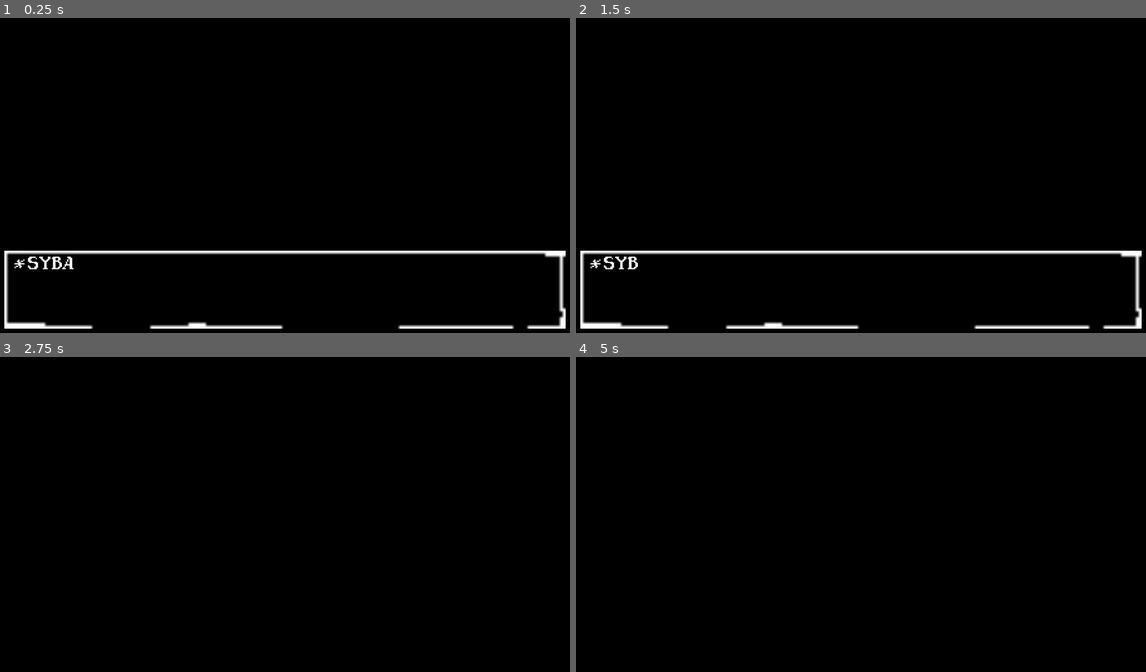
Above: before the commit, frames 1-4 (two rows, left to right).
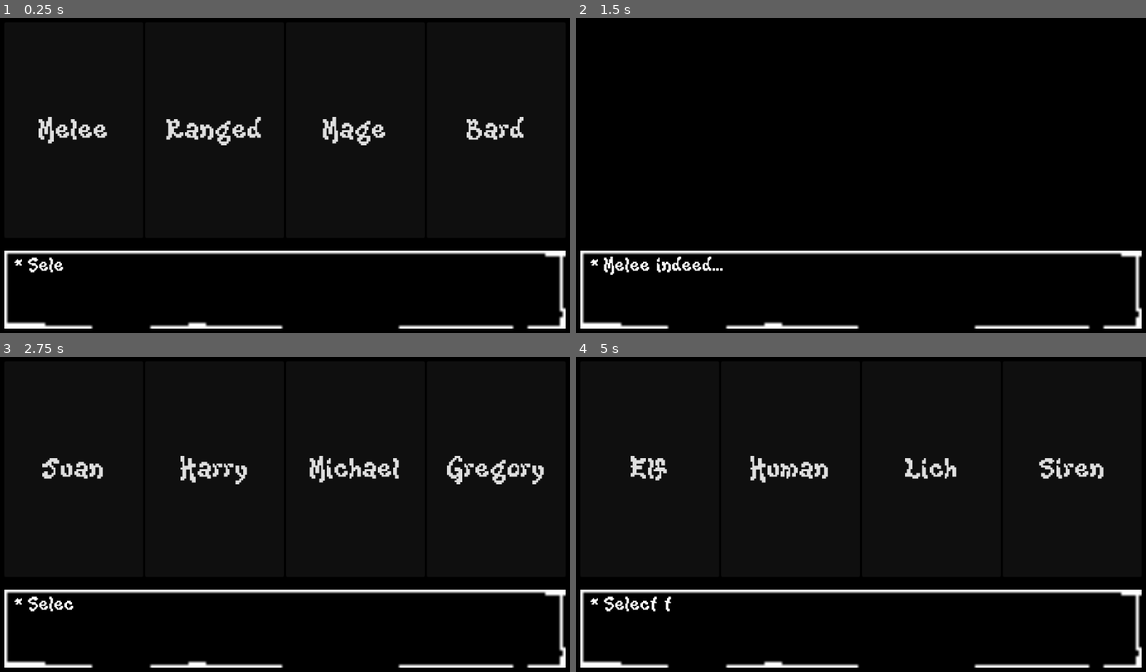
Above: after the commit, the same moments.

Repository: Rumpert/ClickeRPG
Game: Godot game, scene res://scenes/character_select.tscn
The game is run twice, just before and just after one commit, with the same random seed, the same clock (stepped at 60 frames per second) and the same inputs. The project has no main scene, so this scene is started directly.
Inputs (mouse positions are in pixels of both pictures, inside the frame that each line leads up to):
- Up to frame 1 (0.25 s): no input
- Up to frame 2 (1.5 s): click (650, 131) at 0.5 s, where only the run after the commit has a clickable "Melee"; tap Enter (ui_accept) at 1.25 s; hold Enter (ui_accept) from 1.28 s (still down)
- Up to frame 3 (2.75 s): release Enter (ui_accept) at 2.03 s; tap Enter (ui_accept) at 2.1, 2.27, 2.57 s
- Up to frame 4 (5 s): click (650, 470) at 2.75 s, where only the run after the commit has a clickable "Juan"; hold Enter (ui_accept) 3.53-4.28 s; tap Enter (ui_accept) at 4.35, 4.52, 4.82 s

The runs differ from the first frame. In frame 1, 2.1% of the frame differs, in the area x 2-92%, y 31-81%; in frame 2, 0.5%; in frame 3, 4.8%, in the area x 0-100%, y 31-99%; in frame 4, 4.4%.

Commit message:
Character selection screen
Finished befor adding actual game

Diff:
--- /dev/null
+++ b/GlobalScripts/character_types.gd
@@ -0,0 +1,21 @@
+extends Node
+var classes = {
+	"Melee": 0,
+	"Ranged": 1,
+	"Mage": 2,
+	"Bard": 3
+}
+
+var names = {
+	"Juan": 0,
+	"Harry": 1,
+	"Michael": 2,
+	"Gregory": 3
+}
+
+var origins = {
+	"Elf": 0,
+	"Human": 1,
+	"Lich": 2,
+	"Siren": 3
+}
--- /dev/null
+++ b/GlobalScripts/global_player.gd
@@ -0,0 +1,29 @@
+extends Node
+var Data = {
+	"class":null,
+	"name":null,
+	"origin":null
+}
+func get_chosen_class()->int:
+	return Data["class"]
+
+func get_chosen_name()->int:
+	return Data["name"]
+
+func get_chosen_origin()->int:
+	return Data["origin"]
+
+func get_data()->Dictionary:
+	return Data
+
+func set_chosen_class(Class: int):
+	Data["class"] = Class
+
+func set_chosen_name(Name: int):
+	Data["name"] = Name
+
+func set_chosen_origin(Origin: int):
+	Data["origin"] = Origin
+
+func set_data(pData: Dictionary):
+	Data = pData
--- /dev/null
+++ b/GlobalScripts/save_manager.gd
@@ -0,0 +1,11 @@
+extends Node
+
+
+# Called when the node enters the scene tree for the first time.
+func _ready() -> void:
+	pass # Replace with function body.
+
+
+# Called every frame. 'delta' is the elapsed time since the previous frame.
+func _process(delta: float) -> void:
+	pass
--- a/project.godot
+++ b/project.godot
@@ -13,3 +13,9 @@
 config/name="ClickeRPG"
 config/features=PackedStringArray("4.3", "Forward Plus")
 config/icon="res://icon.svg"
+
+[autoload]
+
+SaveManager="*res://GlobalScripts/save_manager.gd"
+CharacterTypes="*res://GlobalScripts/character_types.gd"
+GlobalPlayer="*res://GlobalScripts/global_player.gd"
--- a/scenes/character_select.gd
+++ b/scenes/character_select.gd
@@ -1,20 +1,131 @@
 extends Control
 
-
-# Called when the node enters the scene tree for the first time.
-func _ready() -> void:
-	$TextBox.add_text("*", "SYBAU")
+@onready var text_box = $TextBox
+@onready var option_list = $MarginContainer/HBoxContainer
+@onready var selection_button := preload("res://scenes/selection_screen_button.tscn")
+var selection_stage = 0
 
 
-# Called every frame. 'delta' is the elapsed time since the previous frame.
+func _ready() -> void:
+	text_box.add_text("Select thy class")
+	text_box.show_text("*")
+	display_choices(selection_stage)
+
+func update_and_display_choices():
+	selection_stage += 1
+	display_choices(selection_stage)
+
+func _clear_option_list():
+	for child : SelectionButton in option_list.get_children():
+		child.queue_free()
+
 func _process(delta: float) -> void:
 	pass
+func display_choices(stage: int):
+	_clear_option_list()
+	match stage:
+		0:
+			for pickable_class in CharacterTypes.classes:
+				var selection_button_added: SelectionButton = selection_button.instantiate()
+				selection_button_added.text = pickable_class
+				selection_button_added.index = CharacterTypes.classes[pickable_class]
+				selection_button_added.selected.connect(func(index):
+					GlobalPlayer.set_chosen_class(index)
+					_clear_option_list()
+					text_box.add_text(str(CharacterTypes.classes.find_key(index)) + " indeed...")
+					text_box.add_text("Select thy name")
+					text_box.skip_text()
+					text_box.show_text("*")
+					await text_box.finished
+					await get_tree().create_timer(1).timeout
+					text_box.show_text("*")
+					update_and_display_choices()
+				)
+				option_list.add_child(selection_button_added)
+		1:
+			for pickable_name in CharacterTypes.names:
+				var selection_button_added: SelectionButton = selection_button.instantiate()
+				selection_button_added.text = pickable_name
+				selection_button_added.index = CharacterTypes.names[pickable_name]
+				selection_button_added.selected.connect(func(index):
+					GlobalPlayer.set_chosen_name(index)
+					_clear_option_list()
+					text_box.add_text(str(CharacterTypes.names.find_key(index)) + " indeed")
+					text_box.add_text("Select thy origin")
+					text_box.skip_text()
+					text_box.show_text("*")
+					await text_box.finished
+					await get_tree().create_timer(1).timeout
+					text_box.show_text("*")
+					update_and_display_choices()
+				)
+				option_list.add_child(selection_button_added)
+		2:
+			for pickable_origin in CharacterTypes.origins:
+				var selection_button_added: SelectionButton = selection_button.instantiate()
+				selection_button_added.text = pickable_origin
+				selection_button_added.index = CharacterTypes.origins[pickable_origin]
+				selection_button_added.selected.connect(func(index):
+					GlobalPlayer.set_chosen_origin(index)
+					_clear_option_list()
+					text_box.add_text(get_text_to_display_for_chosing(GlobalPlayer.get_chosen_class(), GlobalPlayer.get_chosen_name(), GlobalPlayer.get_chosen_origin()))
+					text_box.add_text("Now let your journey begin....")
+					text_box.skip_text()
+					text_box.show_text("*")
+					await text_box.finished
+					await get_tree().create_timer(3).timeout
+					text_box.show_text("*")
+					await text_box.finished
+					await get_tree().create_timer(1).timeout
+					get_tree().quit(-1)
+				)
+				option_list.add_child(selection_button_added)
 
 func _input(event: InputEvent) -> void:
 	if event.is_action_pressed("ui_accept"):
-		if $TextBox.state == 0:
-			$TextBox.add_text("*", "SYBAU")
-		elif  $TextBox.state == 1:
-			pass
-		elif  $TextBox.state == 2:
-			$TextBox.hide_textbox()
+		print(GlobalPlayer.get_data())
+
+
+func get_text_to_display_for_chosing(Class:int, Name:int, Origin:int)->String:
+	var stringified_player_choices = str(Class)+str(Name)+str(Origin)
+	match stringified_player_choices:
+		"031":
+			return "Good combination of strength and agility with name that suits you WARRIOR."
+		"301", "311", "321", "331":
+			return "Don't act so high of yourself, you ain't Mozart..."
+		"302", "312", "322", "332":
+			return "A lich like you doesn't deserve to have a voice... or does it?"
+		"303", "313", "333":
+			return "Hypnotizing voice of a siren... Use it wisely"
+		"323":
+			return "Hypnotizing voice of a siren... Use it at your own risk"
+		"300", "310", "320", "330":
+			return "An elf, singing or playing? I put my hopes in you " + CharacterTypes.names.find_key(Name)
+		"200", "210", "220", "230":
+			return "Elf magic, once was the strongest..."
+		"201", "221", "231":
+			return "You ain't a wizard " + CharacterTypes.names.find_key(Name)
+		"211":
+			return "You're a wizard " + CharacterTypes.names.find_key(Name)
+		"202", "212", "222", "232":
+			return "You have high powers... but still shorter than some other " + CharacterTypes.names.find_key(randi_range(0,3)) + "."
+		"203", "213", "223", "233":
+			return "Aight, so you gonna just use [SPLASH] or smh?"
+		"003", "013", "023", "033":
+			return "It's a terribe world to live in for sirens like you..."
+		"002", "012", "022", "032":
+			return "No matter what, even if you're a Melee warrior, there's always someone better."
+		"001", "011", "021":
+			return "Probably the best choosing for a mere human like you."
+		"000", "010", "020", "030":
+			return "You should have picked diffrent, now suffer."
+		"100", "110", "120", "130":
+			return "Good..."
+		"101", "111", "121", "131":
+			return "Alright, but will u hit any shot?"
+		"102", "112", "122", "132":
+			return "Still ain't special.."
+		"103", "113", "123", "133":
+			return "More like a Harp than a Bow."
+		_:
+			return "Indeed"
--- a/scenes/character_select.tscn
+++ b/scenes/character_select.tscn
@@ -23,3 +23,18 @@
 texture = ExtResource("1_ewugk")
 
 [node name="TextBox" parent="." instance=ExtResource("3_eofhx")]
+
+[node name="MarginContainer" type="MarginContainer" parent="."]
+layout_mode = 1
+anchors_preset = 15
+anchor_right = 1.0
+anchor_bottom = 1.0
+grow_horizontal = 2
+grow_vertical = 2
+theme_override_constants/margin_left = 20
+theme_override_constants/margin_top = 20
+theme_override_constants/margin_right = 20
+theme_override_constants/margin_bottom = 200
+
+[node name="HBoxContainer" type="HBoxContainer" parent="MarginContainer"]
+layout_mode = 2
--- /dev/null
+++ b/scenes/selection_screen_button.gd
@@ -0,0 +1,16 @@
+extends Button
+class_name SelectionButton
+@export var index := 0
+signal selected(index)
+# Called when the node enters the scene tree for the first time.
+func _ready() -> void:
+	pass # Replace with function body.
+
+
+# Called every frame. 'delta' is the elapsed time since the previous frame.
+func _process(delta: float) -> void:
+	pass
+
+
+func _on_pressed() -> void:
+	emit_signal("selected", index)
--- /dev/null
+++ b/scenes/selection_screen_button.tscn
@@ -0,0 +1,18 @@
+[gd_scene load_steps=3 format=3 uid="uid://bdsrf5c2ypl1y"]
+
+[ext_resource type="FontFile" uid="uid://htq7svvbjgc6" path="res://assets/font/KiwiSoda.ttf" id="1_4tx0l"]
+[ext_resource type="Script" path="res://scenes/selection_screen_button.gd" id="1_r1o1i"]
+
+[node name="Selection_screen_button" type="Button"]
+anchors_preset = 15
+anchor_right = 1.0
+anchor_bottom = 1.0
+grow_horizontal = 2
+grow_vertical = 2
+size_flags_horizontal = 3
+size_flags_vertical = 3
+theme_override_fonts/font = ExtResource("1_4tx0l")
+theme_override_font_sizes/font_size = 60
+script = ExtResource("1_r1o1i")
+
+[connection signal="pressed" from="." to="." method="_on_pressed"]
--- a/scenes/text_box.gd
+++ b/scenes/text_box.gd
@@ -1,19 +1,20 @@
 extends CanvasLayer
+
+signal dialogue_finished
 
 @onready var textbox_container := $MarginContainer
 @onready var start_symbol := $MarginContainer/MarginContainer/HBoxContainer/Start
 @onready var label := $MarginContainer/MarginContainer/HBoxContainer/text
+signal finished
+var text_library = []
 var state = 0
-# Called when the node enters the scene tree for the first time.
+var current_tween: Tween = null
+
 func _ready() -> void:
 	hide_textbox()
-	add_text("*", "TEXT")
 
-
-# Called every frame. 'delta' is the elapsed time since the previous frame.
 func _process(delta: float) -> void:
 	pass
-
 
 func hide_textbox():
 	start_symbol.text = ""
@@ -22,12 +23,53 @@
 	textbox_container.hide()
 	state = 0
 
-func add_text(start : String, text : String):
-	state = 1
-	label.visible_ratio = 0
-	label.text = text
-	start_symbol.text = start
-	textbox_container.show()
-	var tween = get_tree().create_tween()
-	tween.tween_property(label, "visible_ratio", 1, label.text.length()* 0.06).finished.connect(func():
-		state = 2)
+func add_text(text: String):
+	text_library.append(text)
+
+func show_text(start: String = ">"):
+	if not text_library.is_empty() and (state == 0 or state == 2):
+		state = 1
+		label.visible_ratio = 0
+		var current_text = text_library.front()
+		label.text = current_text
+		start_symbol.text = start
+		textbox_container.show()
+
+		current_tween = get_tree().create_tween()
+		var duration = current_text.length() * 0.06
+		current_tween.tween_property(label, "visible_ratio", 1, duration).finished.connect(func():
+			state = 2
+			text_library.erase(current_text)
+			finished.emit()
+			current_tween = null
+		)
+	elif text_library.is_empty():
+		hide_textbox()
+		emit_signal("dialogue_finished")
+	elif state == 1:
+		skip_text()
+
+func update_state():
+	match state:
+		0:
+			hide_textbox()
+		1:
+			pass
+		2:
+			label.visible_ratio = 1
+			textbox_container.show()
+
+func skip_text():
+	if state == 1:
+		if current_tween:
+			current_tween.kill()
+			current_tween = null
+		label.visible_ratio = 1
+		state = 2
+		text_library.erase(text_library.front())
+		finished.emit()
+		update_state()
+
+func continue_text():
+	if state == 2:
+		show_text(start_symbol.text)
--- a/scenes/text_box.tscn
+++ b/scenes/text_box.tscn
@@ -1,9 +1,8 @@
-[gd_scene load_steps=5 format=3 uid="uid://uutq4belcj7g"]
+[gd_scene load_steps=4 format=3 uid="uid://uutq4belcj7g"]
 
 [ext_resource type="Script" path="res://scenes/text_box.gd" id="1_qtd1y"]
 [ext_resource type="Texture2D" uid="uid://bjuxgchom1188" path="res://assets/text_box_bg.png" id="1_vmska"]
-[ext_resource type="FontFile" uid="uid://47bq3s8dc0lt" path="res://assets/font/Adventurer.ttf" id="2_rwibo"]
-[ext_resource type="FontFile" uid="uid://dtlbgtbrjv7md" path="res://assets/font/LastPriestess.ttf" id="3_iee8y"]
+[ext_resource type="FontFile" uid="uid://htq7svvbjgc6" path="res://assets/font/KiwiSoda.ttf" id="3_we88p"]
 
 [node name="TextBox" type="CanvasLayer"]
 script = ExtResource("1_qtd1y")
@@ -40,7 +39,7 @@
 layout_mode = 2
 size_flags_horizontal = 4
 size_flags_vertical = 0
-theme_override_fonts/font = ExtResource("2_rwibo")
+theme_override_fonts/font = ExtResource("3_we88p")
 theme_override_font_sizes/font_size = 40
 text = "*"
 justification_flags = 162
@@ -49,10 +48,10 @@
 layout_mode = 2
 size_flags_horizontal = 3
 size_flags_vertical = 1
-theme_override_fonts/font = ExtResource("3_iee8y")
+theme_override_fonts/font = ExtResource("3_we88p")
 theme_override_font_sizes/font_size = 40
 text = "TEXT AAAAAAAAAAAAAAAAAAAaasssssssssssssssssssssssssssssssssssssssdasd"
-autowrap_mode = 1
+autowrap_mode = 3
 justification_flags = 162
 visible_characters = 0
 visible_ratio = 0.0
Binary file added: assets/font/KiwiSoda.ttf
Not shown, added: assets/font/KiwiSoda.ttf.import
